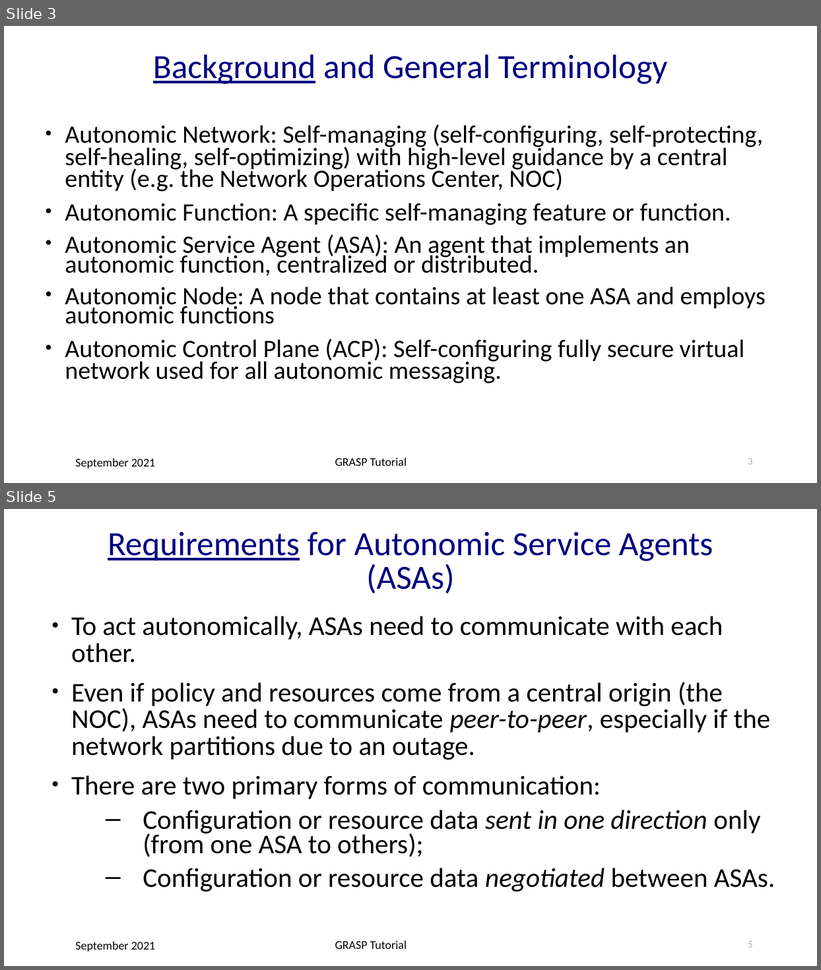
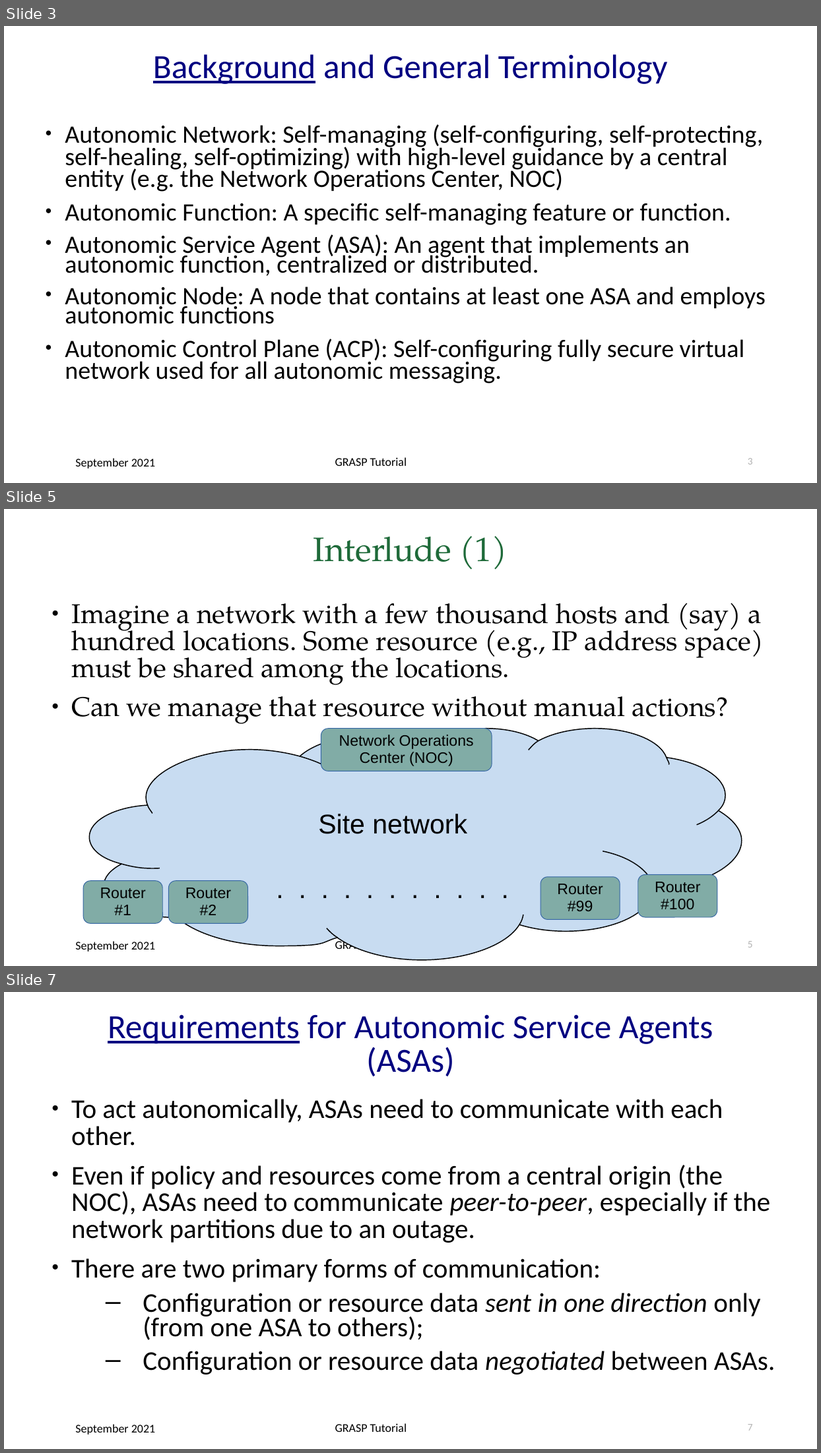
Before and after one commit to becarpenter/graspdoc, a slide deck: GRASP-tutorial.ppt. Shown one above the other, each under a label of ours: slides 3 and 5 before the commit, slides 3, 5 and 7 after it; the slides between them are not shown. The pictures are 821x970 and 821x1453 pixels, drawn with LibreOffice and Linux fonts; fonts in the diff are those of the drawing. Boxes give left, top, right and bottom in pixels: in the first picture for what was removed or moved away, otherwise in the second. Text is boxed around its words. In the diff, an @@ line names an element or a change of style, - is before the commit and + after.

```diff
--- a/GRASP-tutorial.ppt
+++ b/GRASP-tutorial.ppt
@@ slide 5 added at [4, 509, 817, 966], background #FFFFFF; not listed: 2 template elements that a slide beside it also shows @@
@@ title added at [314, 536, 507, 570], 40 pt, text #1E6A39 @@
+Interlude (1)
@@ text added at [71, 603, 764, 724], 32 pt, text #000000 @@
+● Imagine a network with a few thousand hosts and (say) a hundred locations. Some resource (e.g., IP address space) must be shared among the locations.
+● Can we manage that resource without manual actions?
@@ freeform shape added at [89, 728, 741, 960], fill #C8DCF1, outline #000000 1.13 pt, 32 pt, text #000000 @@
+Site network
+. . . . . . . . . . .
@@ rounded rectangle added at [321, 728, 492, 771], fill #81ACA6, outline #3465A4 0.74 pt, 18 pt, text #000000 @@
+Network Operations Center (NOC)
@@ rounded rectangle added at [83, 881, 162, 923], fill #81ACA6, outline #3465A4 0.74 pt, 18 pt, text #000000 @@
+Router #1
@@ rounded rectangle added at [168, 881, 248, 923], fill #81ACA6, outline #3465A4 0.74 pt, 18 pt, text #000000 @@
+Router #2
@@ rounded rectangle added at [541, 877, 620, 920], fill #81ACA6, outline #3465A4 0.74 pt, 18 pt, text #000000 @@
+Router #99
@@ rounded rectangle added at [638, 875, 717, 918], fill #81ACA6, outline #3465A4 0.74 pt, 18 pt, text #000000 @@
+Router #100
@@ page number added at [748, 941, 753, 948], 12 pt, text #B2B2B2 @@
+5
@@ what was slide 5 is now slide 7 @@
@@ page number at [748, 1424, 753, 1431]: text changed @@
-5
+7
```
Also in this commit, not shown: 4 slides changed, 11 other slides added, 2 other files.
